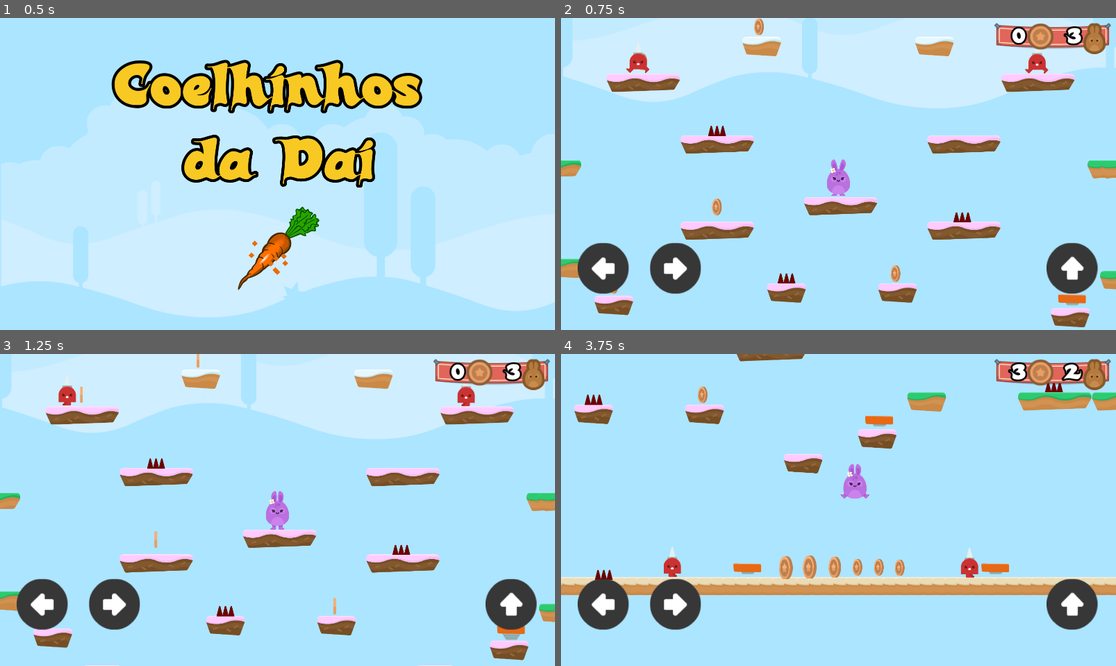
Above: before the commit, frames 1-4 (two rows, left to right).
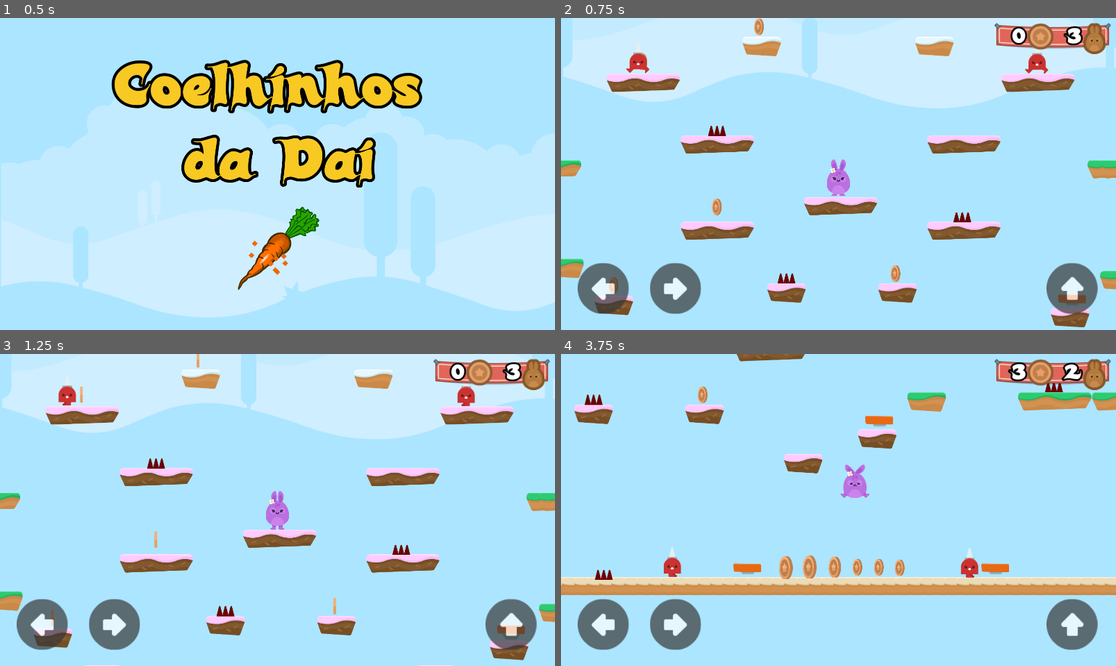
Above: after the commit, the same moments.

Repository: alexandrepeluchi/godot-udemy
Game: Godot game, scene res://Levels/Menu.tscn
Two runs of this game, one before a commit and one after it. Both use one fixed random seed, a clock stepped at 60 frames per second and the inputs below.
Inputs (mouse positions are in pixels of both pictures, inside the frame that each line leads up to):
- Up to frame 1 (0.5 s): no input
- Up to frame 2 (0.75 s): click (838, 248) at 0.5 s
- Up to frame 3 (1.25 s): no input
- Up to frame 4 (3.75 s): hold W (jump) 1.28-2.03 s; hold D (right) 1.28-2.78 s; tap W (jump) at 2.1, 2.27, 2.57, 3.6 s; hold A (left) 2.78-3.53 s; hold W (jump) 2.78-3.53 s; hold D (right) from 3.53 s (still down)

Frame 1 is identical in both runs. In frame 2, 5.4% of the frame differs, in the area x 3-97%, y 71-95%; in frame 3, 5.4%; in frame 4, 5.5%, in the area x 3-97%, y 35-95%.

Commit message:
Correção nos controles e animação para quando Player é machucado

Diff:
--- a/Hoppy Days/GUI/GUI.tscn
+++ b/Hoppy Days/GUI/GUI.tscn
@@ -84,7 +84,7 @@
 
 [node name="HBoxContainer" type="HBoxContainer" parent="Pontuacao"]
 anchor_left = 0.03
-anchor_top = 0.72
+anchor_top = 0.785
 anchor_right = 0.368
 anchor_bottom = 0.882
 __meta__ = {
@@ -92,11 +92,13 @@
 }
 
 [node name="Left" type="TouchScreenButton" parent="Pontuacao/HBoxContainer"]
+modulate = Color( 1, 1, 1, 0.705882 )
 scale = Vector2( 2.2, 2.2 )
 normal = ExtResource( 6 )
 action = "left"
 
 [node name="Right" type="TouchScreenButton" parent="Pontuacao/HBoxContainer"]
+modulate = Color( 1, 1, 1, 0.705882 )
 position = Vector2( 250, 0 )
 scale = Vector2( 2.2, 2.2 )
 normal = ExtResource( 7 )
@@ -104,14 +106,18 @@
 
 [node name="HBoxContainer2" type="HBoxContainer" parent="Pontuacao"]
 anchor_left = 0.875
-anchor_top = 0.72
+anchor_top = 0.785
 anchor_right = 0.978
 anchor_bottom = 0.903
+margin_top = 0.440002
+margin_right = -26.76
+margin_bottom = 45.76
 __meta__ = {
 "_edit_use_anchors_": false
 }
 
 [node name="Jump" type="TouchScreenButton" parent="Pontuacao/HBoxContainer2"]
+modulate = Color( 1, 1, 1, 0.705882 )
 scale = Vector2( 2.2, 2.2 )
 normal = ExtResource( 8 )
 action = "jump"
--- a/Hoppy Days/Player/Player.tscn
+++ b/Hoppy Days/Player/Player.tscn
@@ -26,6 +26,7 @@
 shape = SubResource( 1 )
 
 [node name="PlayerAnimation" parent="." instance=ExtResource( 1 )]
+animation = "hurt"
 
 [node name="Camera2D" type="Camera2D" parent="."]
 current = true
--- a/Hoppy Days/Player/PlayerAnimation.gd
+++ b/Hoppy Days/Player/PlayerAnimation.gd
@@ -1,8 +1,10 @@
 extends AnimatedSprite
 
 func _on_Player_animate(motion):
-	if motion.y < 0:
+	if motion.y < 0 and Input.is_action_pressed("jump"):
 		play("jump")
+	elif motion.y < 0 and not Input.is_action_pressed("jump"):
+		play("hurt")
 	elif motion.x > 0:
 		play("walk")
 		flip_h = false
--- a/Hoppy Days/Player/PlayerAnimation.tscn
+++ b/Hoppy Days/Player/PlayerAnimation.tscn
@@ -6,6 +6,7 @@
 [ext_resource path="res://GFX/Players/bunny2_walk2.png" type="Texture" id=4]
 [ext_resource path="res://GFX/Players/bunny2_jump.png" type="Texture" id=5]
 [ext_resource path="res://Player/PlayerAnimation.gd" type="Script" id=6]
+[ext_resource path="res://GFX/Players/bunny2_hurt.png" type="Texture" id=7]
 
 [sub_resource type="SpriteFrames" id=1]
 animations = [ {
@@ -14,14 +15,19 @@
 "name": "idle",
 "speed": 5.0
 }, {
+"frames": [ ExtResource( 5 ) ],
+"loop": true,
+"name": "jump",
+"speed": 5.0
+}, {
 "frames": [ ExtResource( 3 ), ExtResource( 4 ) ],
 "loop": true,
 "name": "walk",
 "speed": 10.0
 }, {
-"frames": [ ExtResource( 5 ) ],
+"frames": [ ExtResource( 7 ) ],
 "loop": true,
-"name": "jump",
+"name": "hurt",
 "speed": 5.0
 } ]
 
Not shown: 3 places in Hoppy Days/Levels/Menu.tscn that only renumber resources
Not shown: 1 places in Hoppy Days/Player/PlayerAnimation.tscn that only renumber resources
